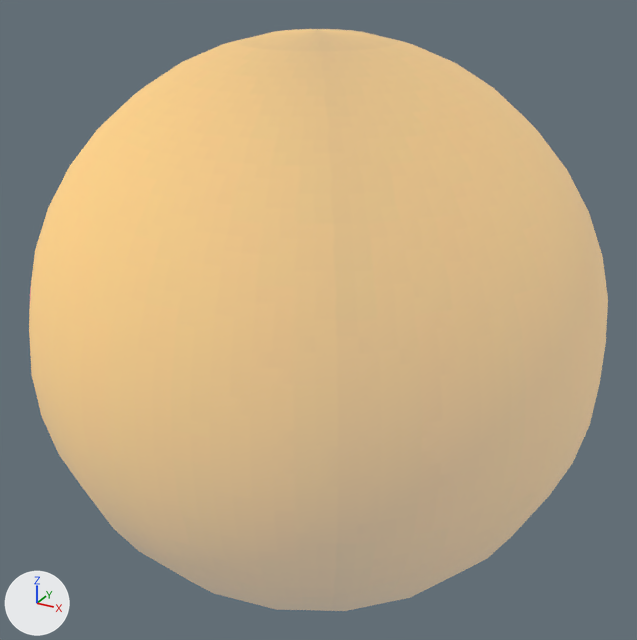
An edit to the FBX model monkey ball/SuperDragonBall/Content/meshes/DragonBall.fbx, drawn before and after from the same camera.
Both versions are drawn from a camera (50 mm lens) standing at (0.0141, -0.02557, 0.01281) and looking at (0.00002, 0.00002, 0.00001). Lighting does not change. The marker at lower left points along +X, +Y and +Z. Where no turn or scale is listed for an object, it has been applied to the vertices.
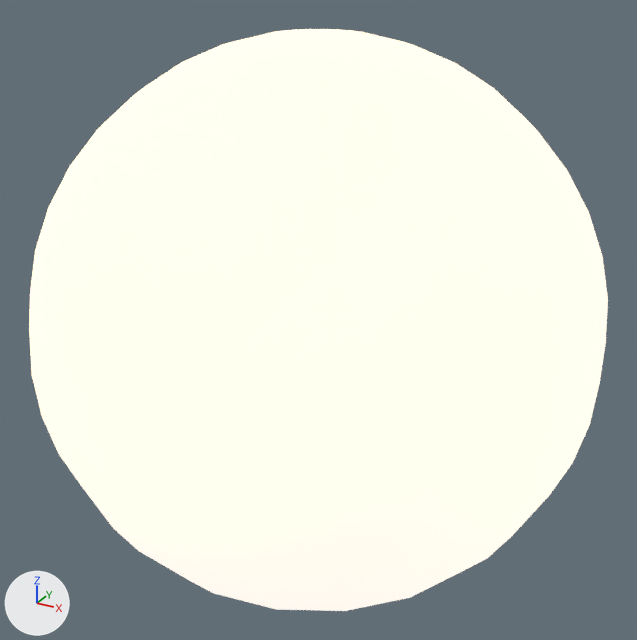
Location of each change, [x1, y1, x2, y2] in pixels of the pictures (637 x 640 px):
```json
{"object": "pSphere1", "change": "recoloured", "before": [29, 29, 608, 611], "after": [29, 29, 608, 611]}
```

Scene script edits in JSON lines:
```json
{"op": "set", "path": "mat_phong1.emission_color", "old": "(0.223, 0.223, 0.223)", "new": "(0.86, 0.86, 0.86)", "note": "grey #828282 -> white #efefef"}
```
